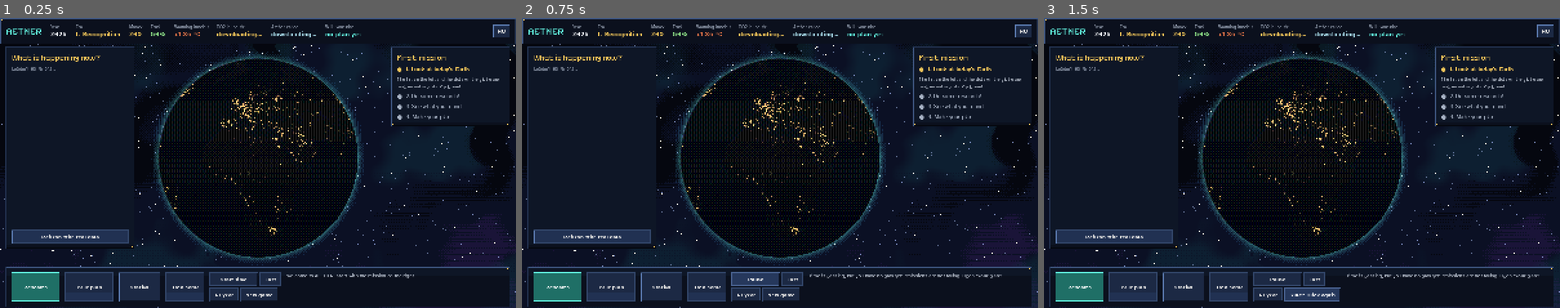
Above: before the commit, frames 1-3 (left to right).
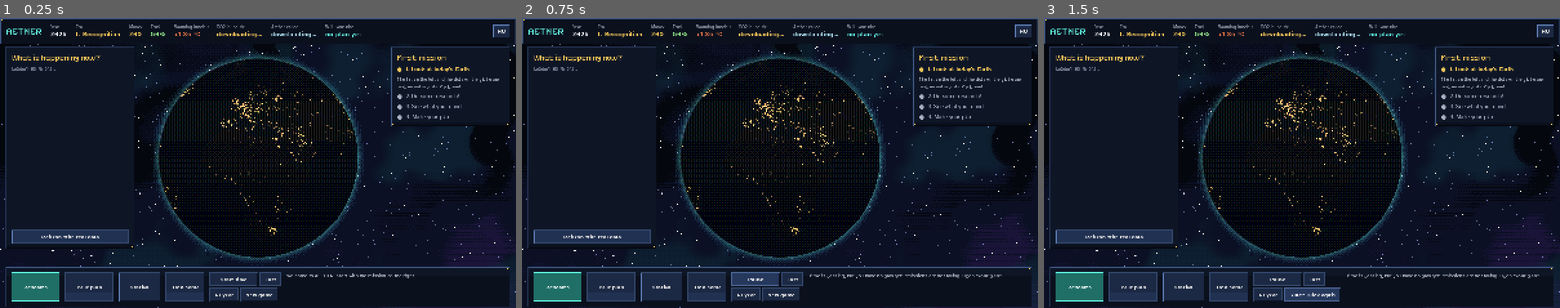
Above: after the commit, the same moments.

Repository: roadside/aether
Game: Godot game, scene res://scenes/main.tscn
Same seed, same stepped clock (60 frames per second), same inputs: the game is played once before the commit and once after it.
Inputs:
- Up to frame 1 (0.25 s): no input
- Up to frame 2 (0.75 s): click "Start time" at 0.5 s
- Up to frame 3 (1.5 s): click "New game" at 1.25 s

The runs differ from the first frame. In frame 1, 0.3% of the frame differs, in the area x 31-69%, y 13-80%; in frame 2, 0.3%; in frame 3, 0.3%.

Commit message:
Földgömb: gomolyos, kétszintű felhők (vékony szél kékes, áttetsző), visszafogott vízcsillogás; állomás: az építés akadálya a gomb fölött
Co-Authored-By: Claude Opus 5.5 <noreply@anthropic.com>

Diff:
--- a/AETHER_godot/scripts/station_panel.gd
+++ b/AETHER_godot/scripts/station_panel.gd
@@ -139,9 +139,9 @@
 		var build_fn := func() -> void:
 			built.emit(campaign.build(mod))
 		b.pressed.connect(build_fn)
+		if problem != "":   # az ok a gomb fölött, hogy görgetés nélkül is látsszon
+			c.add_child(UI.label(problem, 14, UI.EMBER))
 		c.add_child(b)
-		if problem != "":
-			c.add_child(UI.label(problem, 13, UI.EMBER))
 	else:
 		c.add_child(UI.label(L.t("Kész, legmagasabb szint."), 15, UI.GOLD))
 	return UI.card_root(c)
--- a/AETHER_godot/shaders/globe.gdshader
+++ b/AETHER_godot/shaders/globe.gdshader
@@ -92,20 +92,25 @@
 		// napcsillogás a vízen
 		if (data.r < 0.5) {
 			vec3 h = normalize(L + vec3(0.0, 0.0, 1.0));
-			col += vec3(1.0, 0.95, 0.84) * pow(max(dot(n, h), 0.0), 140.0) * 1.1 * step(0.0, ndl);
+			// visszafogott csillogás: a tavak a Nap alatt ne világítsanak hófehéren
+			col += vec3(1.0, 0.95, 0.84) * pow(max(dot(n, h), 0.0), 140.0) * 0.55 * step(0.0, ndl);
 		}
 
 		// felhők és árnyékuk
 		vec2 ctex = vec2(fract(tex.x + cloud_drift), tex.y);
-		float c = texture(cloud_map, ctex).r;
+		// finomabb részlet: a nagy felhőfoltok szélét egy sűrűbb, elmozdított minta tördeli,
+		// így nem egyszínű „papírkivágás”, hanem gomolyos, festményszerű felhő lesz
+		float fine = texture(cloud_map, fract(ctex * vec2(3.0, 2.0) + vec2(0.37, 0.11))).r;
+		float c = texture(cloud_map, ctex).r * 0.78 + fine * 0.22;
 		float cs = texture(cloud_map, ctex + vec2(0.006, 0.004)).r;
-		if (cs > 0.55 && c <= 0.55) {
-			col *= 0.72;
+		if (cs > 0.55 && c <= 0.52) {
+			col *= 0.78;
 		}
-		float cv = clamp((c - 0.52) / 0.12, 0.0, 1.0);
-		vec3 cloud_col = vec3(0.9, 0.95, 1.0) * max(0.1, light);
-		// 4 lépcsős, ditherelt felhőszél: lágyabb, de pixeles marad (nem „papírkivágás”)
-		col = mix(col, cloud_col, min(1.0, floor(cv * 4.0 + d) / 4.0) * 0.92);
+		float cv = clamp((c - 0.48) / 0.18, 0.0, 1.0);
+		// vastagabb felhő fehérebb, a vékony széle kékesebb és áttetszőbb
+		vec3 cloud_col = mix(vec3(0.70, 0.79, 0.90), vec3(0.94, 0.97, 1.0), cv) * max(0.1, light);
+		// 5 lépcsős, ditherelt felhőszél: lágy, de pixeles marad
+		col = mix(col, cloud_col, min(1.0, floor(cv * 5.0 + d) / 5.0) * 0.9);
 
 		// naplemente-sáv és perem-pára
 		// keskeny, halvány alkonysáv a nappal-éjszaka határán
